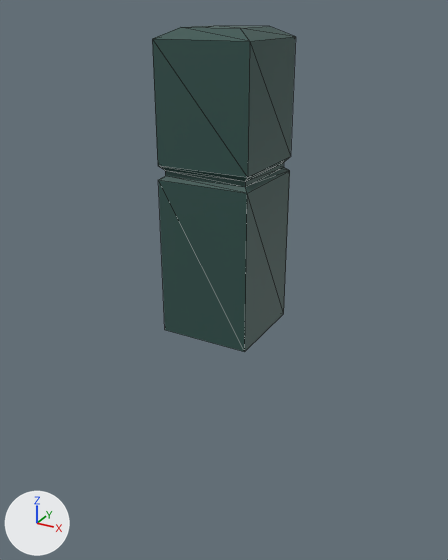
Two versions of the FBX model Assets/Art/FBX/gebouw1.fbx, one commit apart.
One viewpoint serves both versions: a 50 mm camera at (14.4, -26.4, 8.2) aimed at (-0.3, 0.3, -5.1). Lighting does not change. The marker at lower left points along +X, +Y and +Z. Mesh edges are drawn as thin lines. Where no turn or scale is listed for an object, it has been applied to the vertices.

The scene before the commit, as lines of its bpy script (objects in view):
```python
me_mesh = bpy.data.meshes.new('Mesh')
me_mesh.from_pydata(...)  # 28 vertices, 50 faces; spans x -2.38..2.38, y -2.38..2.38, z -7.42..7.42
me_mesh.materials.append(mat_lambert1)  # dark cyan #31514c
# before: 0 (-2.38, -2.38, -7.42) at pixel (164, 329), 1 (2.38, -2.38, -7.42) at pixel (244, 351), 6 (-2.38, 2.38, -7.42), 7 (2.38, 2.38, -7.42) at pixel (283, 313)
ob_polysurface29 = bpy.data.objects.new('polySurface29', me_mesh)
ob_polysurface29.location = (0.0, 0.0, 0.0)
```
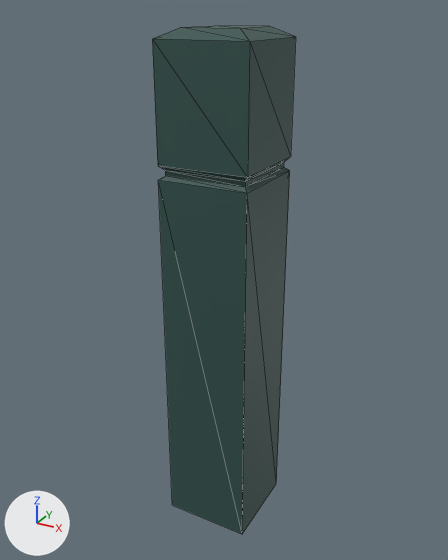
What differs and where, as boxes (x1, y1, x2, y2) in the pictures (448 x 560 px; the box of a moved part takes in the faces that stretch with it):
'polySurface29', reshaped (56% taller): before (152, 26, 296, 352); after (152, 26, 296, 534)
part 1 of me_mesh, moved or reshaped: before (159, 173, 290, 352); after (159, 173, 290, 534)

Patch to the scene script:
```diff
--- a/Assets/Art/FBX/gebouw1.fbx.py
+++ b/Assets/Art/FBX/gebouw1.fbx.py
@@ me_mesh @@
 me_mesh.from_pydata(...)  # 28 vertices, 50 faces; spans x -2.38..2.38, y -2.38..2.38, z -7.42..7.42
 # used by ob_polysurface29; location = (0.0, 0.0, 0.0)
+# me_mesh part 1
+for i in [0, 1, 6, 7]: me_mesh.vertices[i].co += Vector((0.0, 0.0, -12.03))
 me_mesh.materials.append(mat_lambert1)
```
